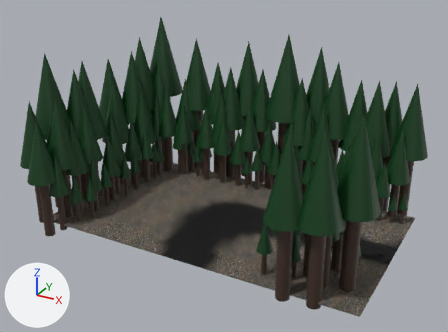
A saved change to the glTF model Editor/assets/models/forest/forest08.gltf.
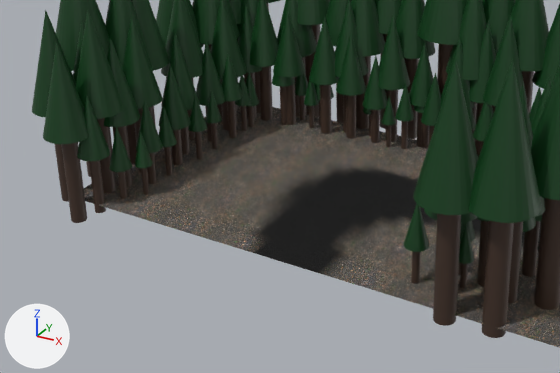
The first picture shows the older version from a 50 mm lens placed at (51.2, -95.8, 59.0), pointed at (-1.9, 0.8, 10.7). The close-ups show both versions on the part from 0% to 79% of the width and 29% to 100% of the height of that picture; other places that the commit changed are outside them. The lights are fixed; the arrows at lower left show +X, +Y and +Z.

The older version as bpy lines, for what is in view:
```python
me_cone_001 = bpy.data.meshes.new('Cone.001')
me_cone_001.from_pydata(...)  # 97 vertices, 190 faces; spans x -2.0..2.0, y 0.0..16.0, z -2.0..2.0
me_cone_001.materials.append(mat_forest_tree)
ob_cone_771 = bpy.data.objects.new('Cone.771', me_cone_001)
ob_cone_771.location = (-27.71, -17.38, -1.19)
ob_cone_771.rotation_euler = (1.571, 0.0, 1.087)  # degrees (90, 0, 62)
ob_cone_771.scale = (0.979, 0.979, 0.979)
ob_cone_772 = bpy.data.objects.new('Cone.772', me_cone_001)
ob_cone_772.location = (-30.07, -18.78, -2.33)
ob_cone_772.rotation_euler = (1.571, 0.0, 1.087)  # degrees (90, 0, 62)
ob_cone_772.scale = (1.47, 1.47, 1.47)
ob_cone_779 = bpy.data.objects.new('Cone.779', me_cone_001)
ob_cone_779.location = (18.99, -12.83, -0.7)
ob_cone_779.rotation_euler = (1.571, 0.0, -2.822)  # degrees (90, 0, -162)
ob_cone_779.scale = (0.531, 0.531, 0.531)
# also in view: 'Cone.731' at (5.4, 16.3, 7.4); 'Cone.788' at (-13.6, 14.1, 8.2); 'Plane.015' at (0.0, 0.0, 0.0); 'Cone.739' at (17.9, 20.5, 11.6); 'Cone.705' at (-25.9, 13.3, 7.9)
```
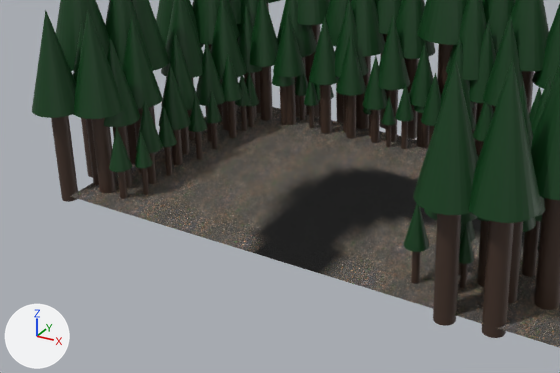
Location of each change, [x1, y1, x2, y2] in pixels of the close-ups (560 x 373 px):
'Cone.772', deleted
    before: [43, 41, 88, 223]
'Cone.771', deleted
    before: [77, 96, 110, 213]

Diff of the bpy script that builds the scene:
```diff
--- a/Editor/assets/models/forest/forest08.gltf.py
+++ b/Editor/assets/models/forest/forest08.gltf.py
@@ ob_cone_771 @@
-ob_cone_771 = bpy.data.objects.new('Cone.771', me_cone_001)
-ob_cone_771.location = (-27.71, -17.38, -1.19)
-ob_cone_771.rotation_euler = (1.571, 0.0, 1.087)  # degrees (90, 0, 62)
-ob_cone_771.scale = (0.979, 0.979, 0.979)
@@ ob_cone_772 @@
-ob_cone_772 = bpy.data.objects.new('Cone.772', me_cone_001)
-ob_cone_772.location = (-30.07, -18.78, -2.33)
-ob_cone_772.rotation_euler = (1.571, 0.0, 1.087)  # degrees (90, 0, 62)
-ob_cone_772.scale = (1.47, 1.47, 1.47)
```
